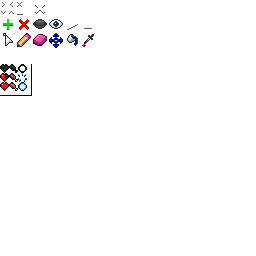
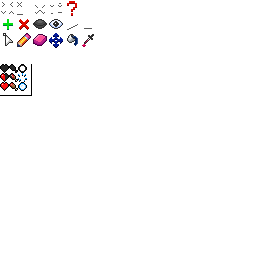
Revision of a layered 256 × 256 image; what changed, layer by layer:
added layer "no_items" in group "Tree Controls" over [67, 1, 77, 16]
added layer "bullet" in group "Tree Controls" over [50, 3, 62, 14]
